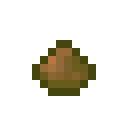
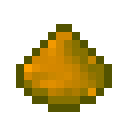
Layered file, before and after one edit (w=128, h=128). Changes by layer:
added layer "stone" above "gold" over [16, 24, 112, 112]
hid "tiny_iron" over [32, 40, 96, 96]
